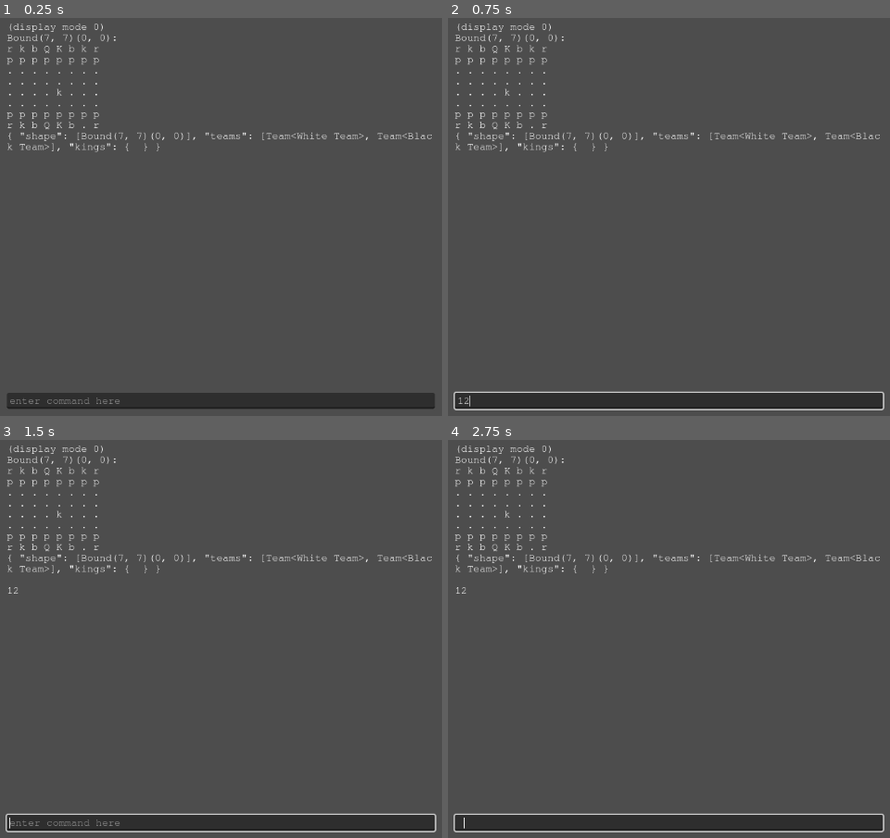
Above: before the commit, frames 1-4 (two rows, left to right).
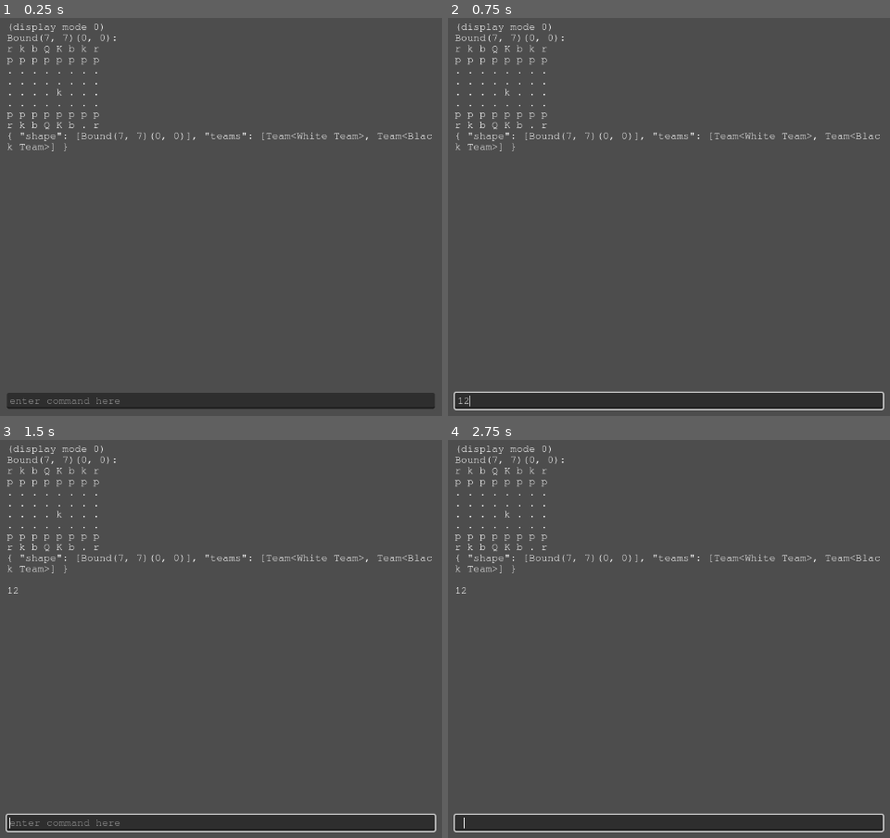
Above: after the commit, the same moments.

Repository: Roboticy3/Mess
Game: Godot game, scene res://default.tscn
Two runs of this game, one before a commit and one after it. Both use one fixed random seed, a clock stepped at 60 frames per second and the inputs below.
Inputs (mouse positions are in pixels of both pictures, inside the frame that each line leads up to):
- Up to frame 1 (0.25 s): no input
- Up to frame 2 (0.75 s): click (669, 400) at 0.52 s; type "12" at 0.6 s
- Up to frame 3 (1.5 s): tap Enter at 1.25 s
- Up to frame 4 (2.75 s): tap Space at 2 s

The runs differ from the first frame. In frame 1, 0.1% of the frame differs, in the area x 12-37%, y 31-34%; in frame 2, 0.1%; in frame 3, 0.1%; in frame 4, 0.1%.

Commit message:
Standardized BoardElement as its own class
This was a long time coming. States now shoould exclusively hold BoardElements, which store a reference to their last element!

Diff:
--- a/Board Types/Board.gd
+++ b/Board Types/Board.gd
@@ -5,7 +5,7 @@
 
 #Board is described by two states, the current_state and the states
 #current_state shows everything that is currently on the board
-#states describes the changes created by each turn
+#states describe the changes created by each turn
 #pieces stored in states are unique, duplicated from the same piece on the last turn,
 #	turn is synonimous with the length of the states array
 #pieces in current_state are references to pieces in states, and does not store duplications
@@ -13,6 +13,8 @@
 #passing a turn can be described by adding a new state, and then making modifications to it
 #technically, the turn starts when the new state is added, since the length of the states array increases
 #the only way players should cause a turn is by getting options from generate_options() and adding a new state to play them on
+
+#a state is made up of BoardElements, which store a reference to whatever BoardElement was in the same key last turn
 
 #the board behaves differently based on this variable, and it should not change after the start of a game
 #build = true implies that states are constructed fully, allowing for checkmate
@@ -92,6 +94,7 @@
 		else: Accessor.a_print("Could not add " + str(v) + ", max teams exceeded")
 
 	return false
+
 ### STATE MUTATORS
 
 #add a piece that was already in the SceneTree
@@ -102,19 +105,37 @@
 func add_piece(p:Piece, pos=null) -> void:
 	if pos == null: pos = p.get_position()
 
-	if get_piece(pos) != null:
-		remove_piece(p, pos)
-
-	get_state()[pos] = p
+	var old_p = get_piece(pos)
+	if old_p != null:
+		remove_piece(old_p, pos, p)
+	else:
+		get_state()[pos] = p
+
 	current_state[pos] = p
 
-func remove_piece(p:Piece, pos=null) -> Removed:
-	var r = Removed.new()
+func remove_piece(p:Piece, pos=null, r=Removed.new()):
 	r.last = p
 
 	if pos == null: pos = p.get_position()
 	get_state()[pos] = r
 	current_state.erase(pos)
+
+	return r
+
+func add_element(e, k) -> void:
+	var old_e = current_state.get(k)
+	if old_e != null:
+		remove_element(old_e, k, e)
+	else:
+		get_state()[k] = e
+
+	current_state[k] = e
+
+func remove_element(e, k, r=Removed.new()):
+	r.last = e
+
+	get_state()[k] = r
+	current_state.erase(k)
 
 	return r
 
@@ -131,13 +152,13 @@
 	p_new = copy_piece(p)
 
 	p_new.last = s.get(new_pos)
+	if p_new.last is Piece: remove_piece(p_new.last, new_pos, p_new)
 	remove_piece(p, pos)
-	if p_new.last is Piece: remove_piece(p_new.last, new_pos)
 
 	var n_s := p_new.get_state()
 	n_s["position"] = new_pos
 
-	add_piece(p_new)
+	add_piece(p_new, new_pos)
 
 	return p_new
 
@@ -251,7 +272,6 @@
 
 	var s:Dictionary = states.pop_back()
 	tear_state(s)
-	merge_state_misc(states[-1])
 
 	if build: b_options()
 	else: g_options()
@@ -273,28 +293,17 @@
 		else:
 			target.erase(k[i])
 
-func merge_state_misc(s:Dictionary, target:=current_state):
-	var k := s.keys()
-	var v := s.values()
-
-	for i in k.size():
-		var p = v[i]
-
-		if !(p is Piece) and !(p is Removed):
-			target[k[i]] = v[i]
-
 func tear_state(s:Dictionary, target:=current_state):
 	var k := s.keys()
 	var v := s.values()
 
 	for i in k.size():
 		var p = v[i]
-		if p is Removed or p is Piece:
-			var l = p.last
-			if l is Piece:
-				target[k[i]] = l
-			else:
-				target.erase(k[i])
+		var l = p.last
+		if l is Piece:
+			target[k[i]] = l
+		else:
+			target.erase(k[i])
 
 
 func duplicate_state(s:Dictionary) -> Dictionary:
--- a/Board Types/Chess.gd
+++ b/Board Types/Chess.gd
@@ -1,8 +1,7 @@
 extends Board2i
 
 func _init():
-	starting_state["kings"] = {}
-
+	build = false
 	super._init()
 
 func _ready():
@@ -11,8 +10,8 @@
 func add_piece(p:Piece, pos=null):
 	super.add_piece(p, pos)
 
-func remove_piece(p:Piece, pos=null):
-	var r = super.remove_piece(p, pos)
+func remove_piece(p:Piece, pos=null, r=Removed.new()):
+	super.remove_piece(p, pos, r)
 
 func _evaluate():
 	super._evaluate()
--- a/Piece Types/King2i.gd
+++ b/Piece Types/King2i.gd
@@ -38,7 +38,7 @@
 	var p_state = p.get_state()
 	add_options_from_positions(o, squares, p, b)
 
-	if !p_state["moved"]:
+	if p_state["moved"]:
 		return o
 
 	var ra = p_state["rook axes"]
@@ -60,7 +60,8 @@
 		return
 
 	var r_state = rook.get_state()
-	if !(r_state["team"] == p.get_state()["team"] and r_state["moves"] == 0):
+	if !(r_state["team"] == p.get_state()["team"] and !r_state["moved"]):
 		return
 
+	print(positions, rook)
 	return [positions, rook]
--- a/Piece Types/Rook2i.gd
+++ b/Piece Types/Rook2i.gd
@@ -2,12 +2,19 @@
 class_name Rook2i
 
 const rook2i_state_form := {
-	"position": Vector2i()
+	"position": Vector2i(),
+	"moved": false
 }
 
 func _init():
 	name = "rook2i"
 	state_form.merge(rook2i_state_form, true)
+
+#track the movement of the rook to tell the king if it can castle
+func option_move(p,b,o):
+	p = super.option_move(p,b,o)
+	p.state["moved"] = true
+	return p
 
 const directions:Array[Vector2i] = [
 	Vector2i(1, 0),
--- /dev/null
+++ b/Scripts/Board Elements/BoardElement.gd
@@ -0,0 +1,4 @@
+extends Node
+class_name BoardElement
+
+var last:BoardElement
--- /dev/null
+++ b/Scripts/Board Elements/BoardVariant.gd
@@ -0,0 +1,9 @@
+extends BoardElement
+
+var data:Variant
+
+func _init(x):
+	data = x
+
+func _to_string():
+	return "BoardElement<" + str(data) + ">"
--- a/Scripts/Board Elements/Bound Types/Bound.gd
+++ b/Scripts/Board Elements/Bound Types/Bound.gd
@@ -1,4 +1,4 @@
-extends Node
+extends BoardElement
 class_name Bound
 
 #a shape defined by two corners
--- a/Scripts/Board Elements/Piece.gd
+++ b/Scripts/Board Elements/Piece.gd
@@ -1,4 +1,4 @@
-extends Node
+extends BoardElement
 class_name Piece
 
 @export var type:PieceType
@@ -8,8 +8,6 @@
 var state:Dictionary
 
 var options:Dictionary
-
-var last
 
 func _ready():
 	if !state.is_empty():
--- a/Scripts/Board Elements/Removed.gd
+++ b/Scripts/Board Elements/Removed.gd
@@ -1,9 +1,7 @@
-extends Node
+extends BoardElement
 class_name Removed
 
 #general name for objects that are explicitly NOT here, helps with generated states on the board and can be used for others as well
 
-var last
-
 func _to_string():
 	return "Removed " + str(last)
--- a/Scripts/Board Elements/Team.gd
+++ b/Scripts/Board Elements/Team.gd
@@ -1,4 +1,4 @@
-extends Node
+extends BoardElement
 class_name Team
 
 #if Pieces are placed as children of a Team, the Team's starting state will "cascade" onto the pieces, adjusting their direction
--- a/default.tscn
+++ b/default.tscn
@@ -44,6 +44,10 @@
 
 [node name="Board" type="Node" parent="."]
 script = ExtResource("1_843vs")
+node_paths = null
+max_shape = null
+max_teams = null
+starting_state = null
 
 [node name="White Team" type="Node" parent="Board"]
 script = ExtResource("2_l4gke")
